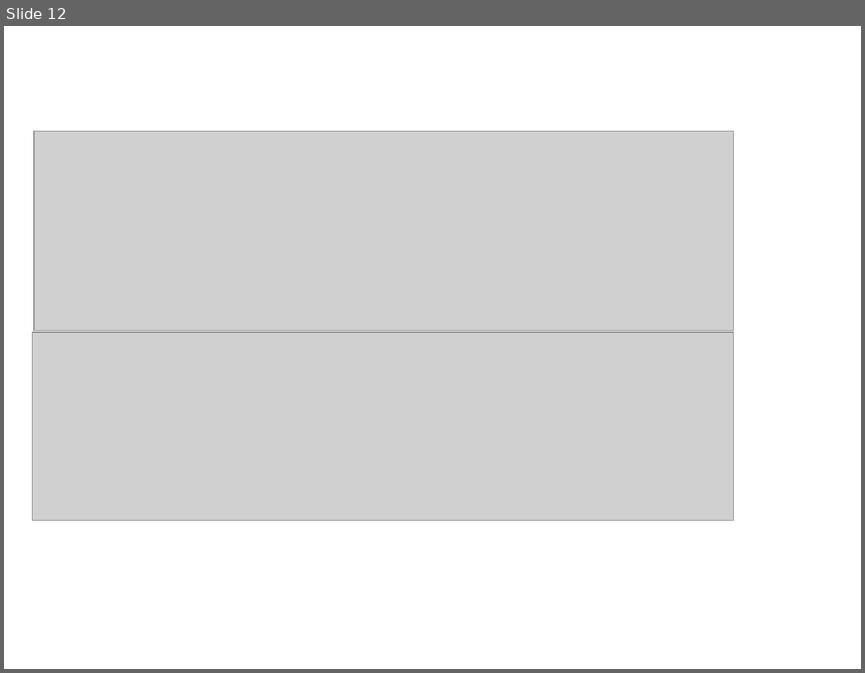
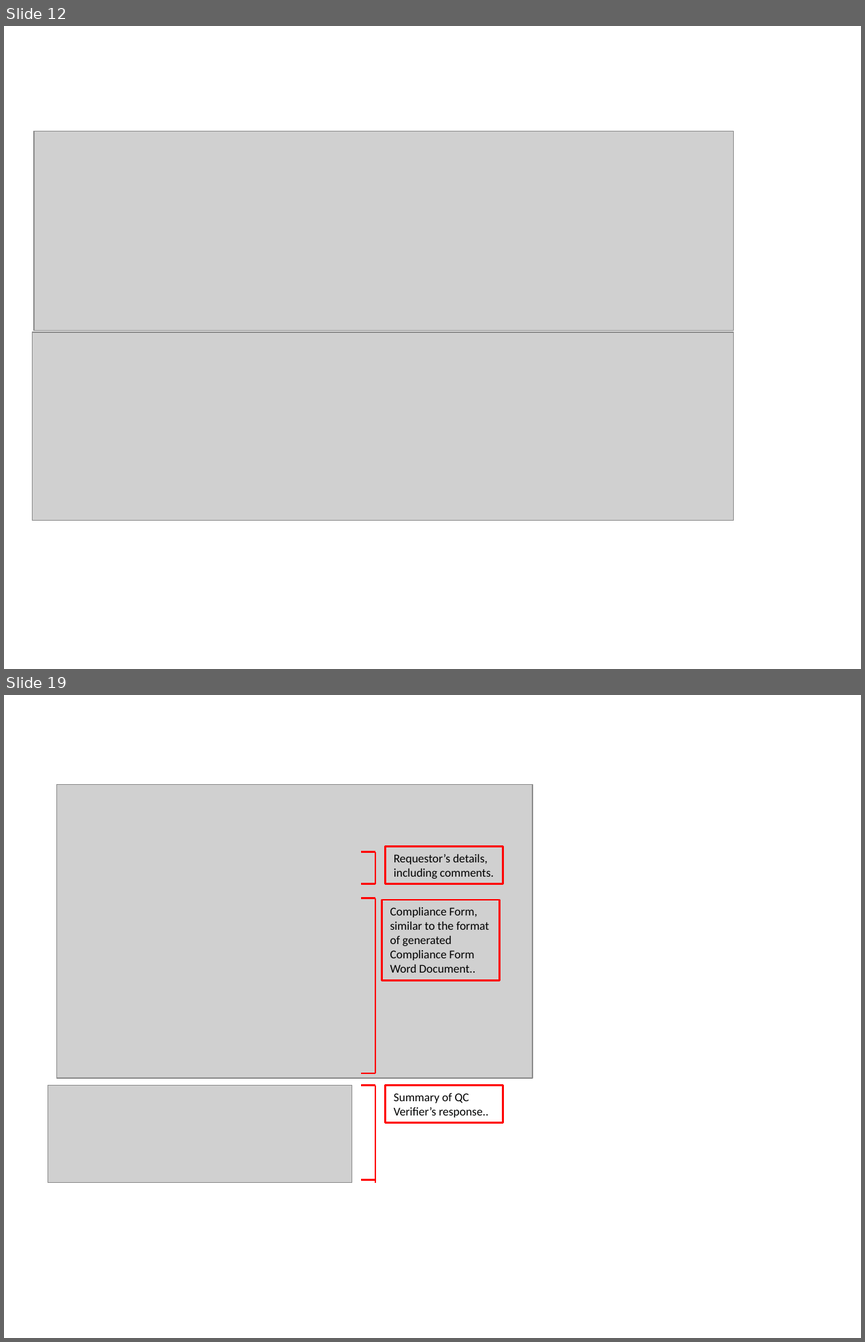
Before and after one commit to patricktaur/icon-ddas, a slide deck: Documents/Technical/Help/UserManual/New Microsoft PowerPoint Presentation.pptx. Shown one above the other, each under a label of ours: slide 12 before the commit, slides 12 and 19 after it; the slides between them are not shown. The pictures are 865x673 and 865x1342 pixels, drawn with LibreOffice and Linux fonts; fonts in the diff are those of the drawing; grey boxes stand for pictures. Boxes give left, top, right and bottom in pixels: in the first picture for what was removed or moved away, otherwise in the second. Text is boxed around its words. In the diff, an @@ line names an element or a change of style, - is before the commit and + after.

```diff
--- a/Documents/Technical/Help/UserManual/New Microsoft PowerPoint Presentation.pptx
+++ b/Documents/Technical/Help/UserManual/New Microsoft PowerPoint Presentation.pptx
@@ slide 19 added at [4,695,861,1338], background #FFFFFF @@
@@ picture added at [56,785,532,1078] @@
@@ line added from (361, 852) to (375, 852), #FF0000 1.5 pt @@
@@ line added from (375, 852) to (375, 883), #FF0000 1.5 pt @@
@@ rectangle added at [385,847,504,884], outline #FF0000 1.5 pt, 10 pt, text #000000 @@
+Requestor’s details, including comments.
@@ line added from (361, 883) to (375, 883), #FF0000 1.5 pt @@
@@ line added from (361, 898) to (375, 898), #FF0000 1.5 pt @@
@@ line added from (375, 898) to (375, 1073), #FF0000 1.5 pt @@
@@ rectangle added at [382,900,500,981], outline #FF0000 1.5 pt, 10 pt, text #000000 @@
+Compliance Form, similar to the format of generated Compliance Form Word Document..
@@ line added from (361, 1073) to (375, 1073), #FF0000 1.5 pt @@
@@ picture added at [48,1085,352,1182] @@
@@ line added from (361, 1085) to (375, 1085), #FF0000 1.5 pt @@
@@ line added from (375, 1085) to (375, 1183), #FF0000 1.5 pt @@
@@ rectangle added at [385,1085,504,1123], outline #FF0000 1.5 pt, 10 pt, text #000000 @@
+Summary of QC Verifier’s response..
@@ line added from (361, 1180) to (375, 1180), #FF0000 1.5 pt @@
```
Also in this commit, not shown: 7 other slides added, 22 other files.
